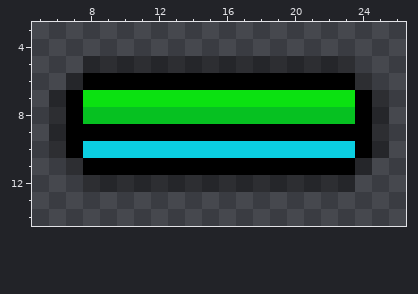
File history of a pixel-art file, _Data/HPBar_Hero.aseprite. The picture above is the old version.
32x16 pixels, 1 frame. Shown: x 5..26, y 3..14. The old version is drawn lined up with the new one.
New version:
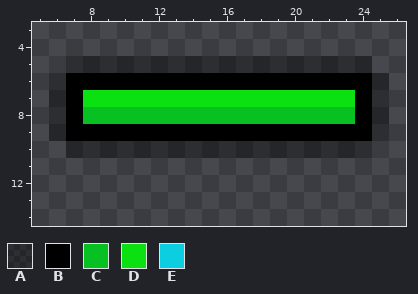
Palette (. is transparent): A #0000005c  B #000000  C #06c121  D #0be111  E #0bcee1
Difference:
{"change": "whole drawing moved by +0,+1 (the old picture is shown already moved)"}
{"y":5,"x":7,"old":".","new":"A"}
{"y":5,"x":24,"old":".","new":"A"}
{"y":6,"x":6,"old":".A","new":"AB"}
{"y":6,"x":24,"old":"A.","new":"BA"}
{"y":10,"x":6,"old":"ABEEEEEEEEEEEEEEEEBA","new":".AAAAAAAAAAAAAAAAAA."}
{"y":11,"x":7,"old":"ABBBBBBBBBBBBBBBBA","new":".................."}
{"y":12,"x":8,"old":"AAAAAAAAAAAAAAAA","new":"................"}
{"label":"changed","picture_box":[49,56,389,192]}
